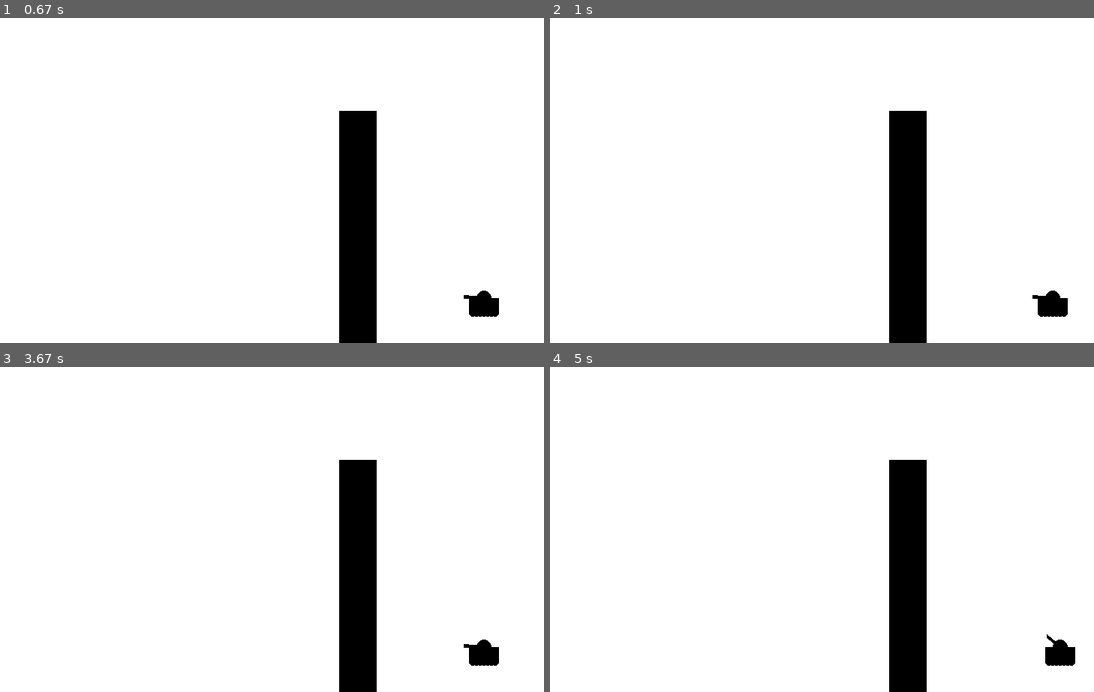
Above: before the commit, frames 1-4 (two rows, left to right).
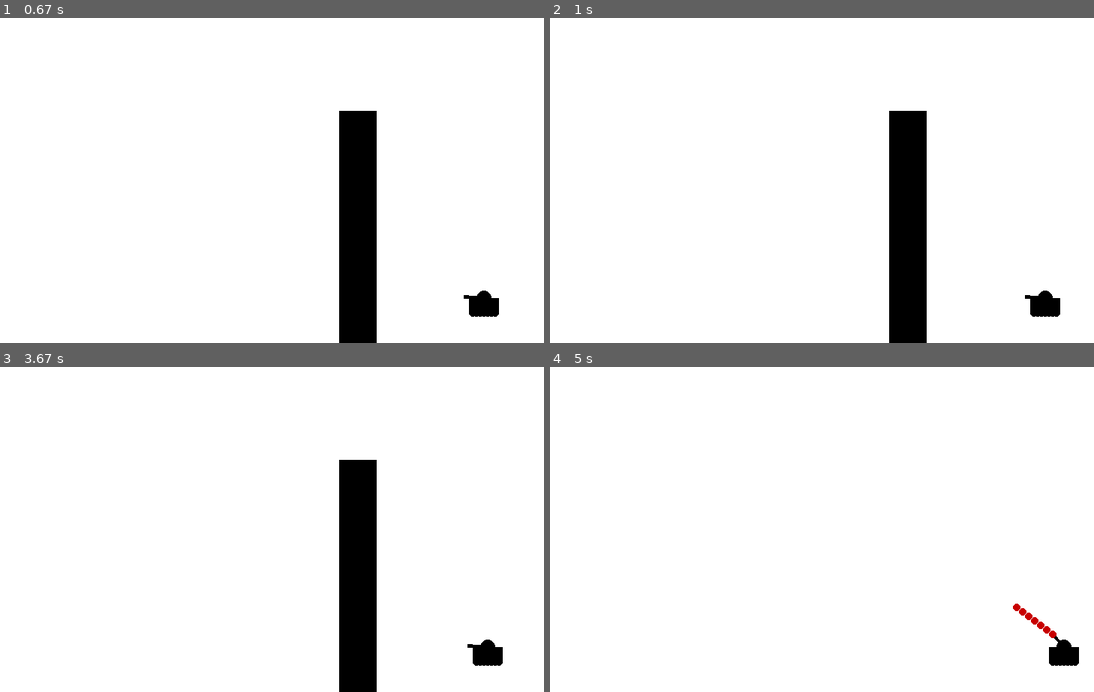
Above: after the commit, the same moments.

Repository: NikhilHeda/PyGame---Practice
Game: pygame game, started from code.py
Two runs of this game, one before a commit and one after it. Both use one fixed random seed, a clock stepped at 60 frames per second and the inputs below.
Inputs (mouse positions are in pixels of both pictures, inside the frame that each line leads up to):
- Up to frame 1 (0.67 s): tap C at 0.33 s
- Up to frame 2 (1 s): hold Space from 0.67 s (still down); hold Right from 0.67 s (still down); move the mouse to (794, 148) at 0.7 s
- Up to frame 3 (3.67 s): release Space at 1.13 s; release Right at 1.13 s; hold Right 1.17-1.63 s; hold Up 1.67-1.97 s; hold Left 2.5-3.03 s; hold Down 3.07-3.37 s; hold Left from 3.4 s (still down)
- Up to frame 4 (5 s): release Left at 3.8 s; hold Up 3.83-4.2 s; hold Right 4.23-4.87 s; tap Space at 4.9 s

Frame 1 is identical in both runs. In frame 2, 0.2% of the frame differs, in the area x 87-96%, y 83-92%; in frame 3, 0.1%; in frame 4, 5.2%, in the area x 62-98%, y 28-100%.

Commit message:
Added firing functionality, DID NOT UNDERSTAND !

Diff:
--- a/code.py
+++ b/code.py
@@ -186,8 +186,34 @@
 		pygame.draw.circle(gameDisplay, black, (x - startX, y + tankHeight), wheelWidth)
 		startX -= wheelWidth
 
+	return possibleTurrets[turPos]
+
 def barrier(xlocation, randomHeight, barrier_width):
 	pygame.draw.rect(gameDisplay, black, [xlocation, display_height - randomHeight, barrier_width, randomHeight])
+
+def	fireShell(xy, tankx, tanky, turPos):
+	fire = True
+	startingShell = list(xy)
+
+	while fire:
+		for event in pygame.event.get():
+			if event.type == pygame.QUIT:
+				pygame.quit()
+				quit()
+		pygame.draw.circle(gameDisplay, red, (startingShell[0], startingShell[1]), 5)
+
+		startingShell[0] -= (10 - turPos) * 2
+
+		# y = x ** 2
+		startingShell[1] += int((((startingShell[0] - xy[0]) * 0.015) ** 2) - (turPos + turPos / (12 - turPos)) )
+
+		if startingShell[1] > display_height:
+			fire = False
+
+		pygame.display.update()
+
+		clock.tick(100)
+
 
 def gameLoop():
 	gameExit = False
@@ -207,6 +233,9 @@
 	barrier_width = 50
 
 	while not gameExit:
+
+		gameDisplay.fill(white)
+		gun = tank(mainTankX, mainTankY, currentTurPos)
 
 		if gameOver:
 			message_to_screen("Game Over.", red, y_displace = -50, size = "large")
@@ -240,6 +269,8 @@
 					changeTur = -1
 				elif event.key == pygame.K_p:
 					pause()
+				elif event.key == pygame.K_SPACE:
+					fireShell(gun, mainTankX, mainTankY, currentTurPos)
 
 			if event.type == pygame.KEYUP:
 				if event.key == pygame.K_LEFT or event.key == pygame.K_RIGHT:
@@ -247,7 +278,6 @@
 				elif event.key == pygame.K_UP or event.key == pygame.K_DOWN:
 					changeTur = 0
 
-		gameDisplay.fill(white)
 		mainTankX += tankMove
 
 		currentTurPos += changeTur
@@ -262,8 +292,6 @@
 		if mainTankX + (tankWidth / 2) > display_width:
 			mainTankX -= 5
 
-		tank(mainTankX, mainTankY, currentTurPos)
-
 		barrier(xlocation, randomHeight, barrier_width)
 
 		pygame.display.update()
Not shown, changed: notes.txt
